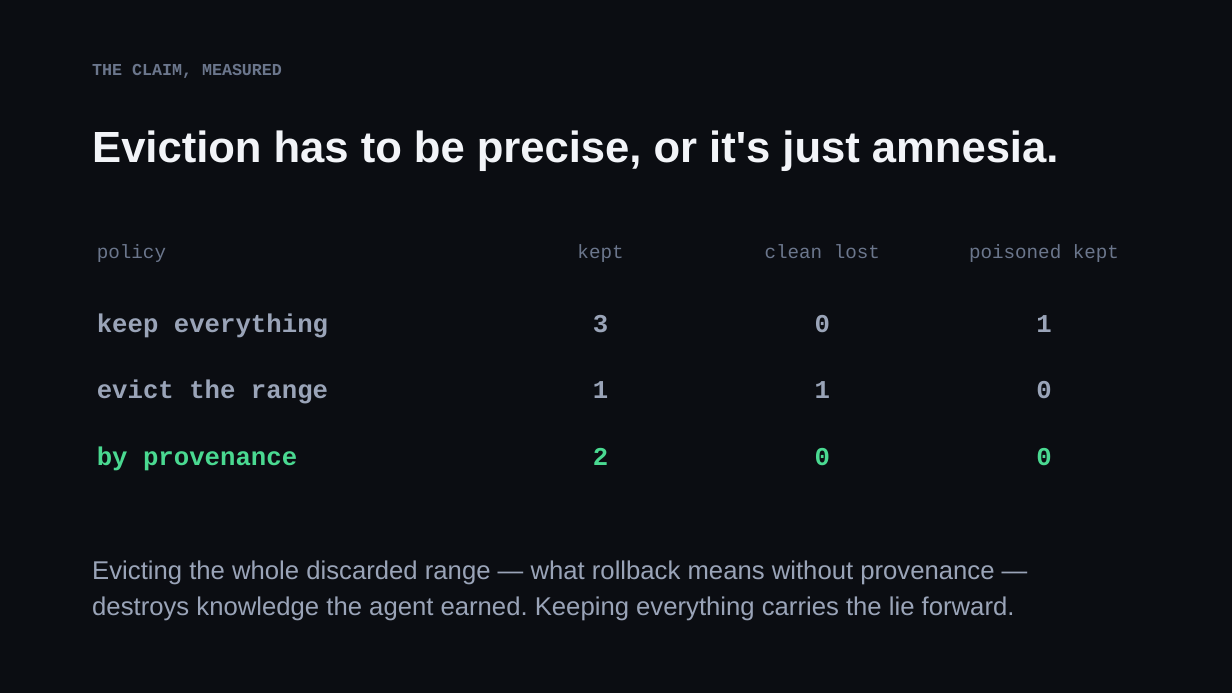
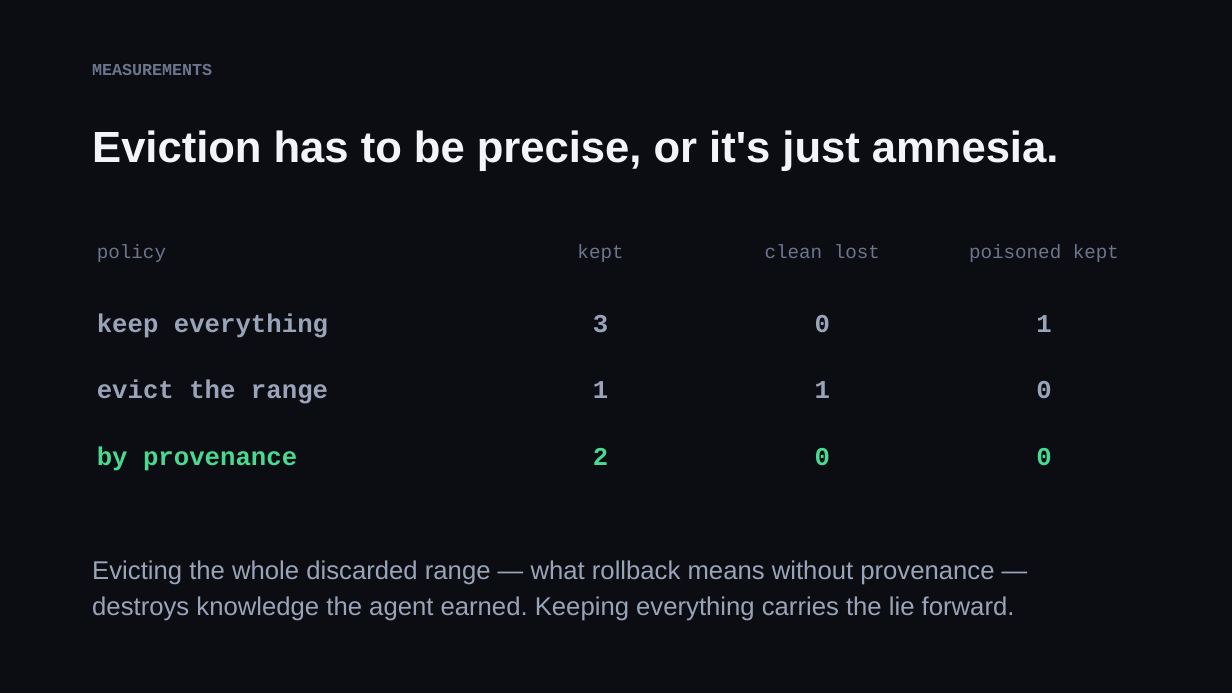
Before and after one commit to poudelsubhan/dhruva, a slide deck: slide 6 of docs/dhruva.pptx. Drawn at 1232x693 pixels with LibreOffice and Linux fonts; fonts in the diff are those of the drawing. Boxes give left, top, right and bottom in pixels: in the first picture for what was removed or moved away, otherwise in the second. Text is boxed around its words. In the diff, an @@ line names an element or a change of style, - is before the commit and + after.

```diff
--- a/docs/dhruva.pptx
+++ b/docs/dhruva.pptx
@@ text at (92, 64, 212, 75): text changed @@
-THE CLAIM, MEASURED
+MEASUREMENTS
```
Also in this commit, not shown: 3 other files.
